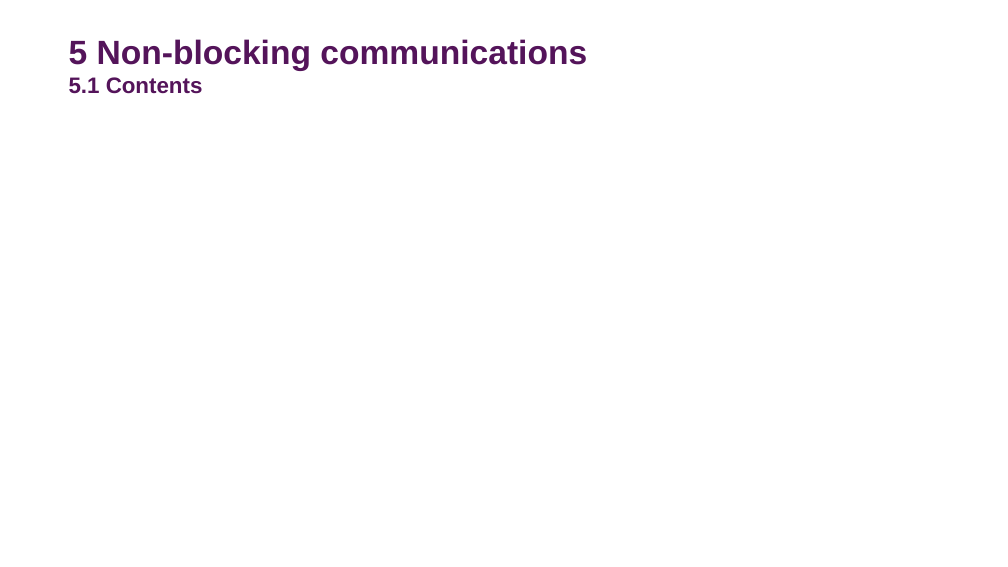
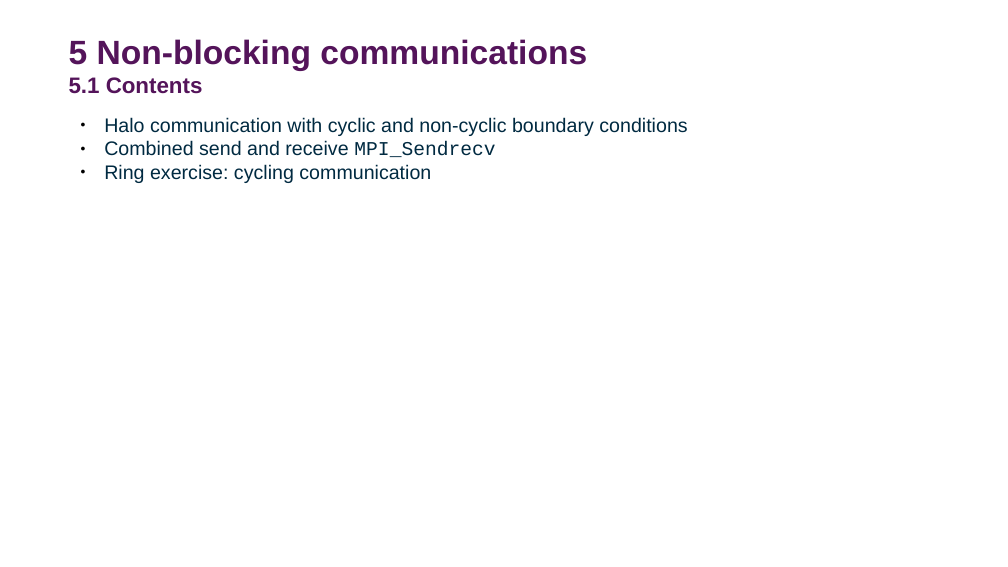
Before and after one commit to DurhamARC-Training/BasicParallelProgramming, a slide deck: slide 51 of OpenMPMPIShortCourse_Spring2026.odp (slide 50 before the commit). Drawn at 1008x567 pixels with LibreOffice and Linux fonts; fonts in the diff are those of the drawing; background and template pictures are left out. Boxes give left, top, right and bottom in pixels: in the first picture for what was removed or moved away, otherwise in the second. Text is boxed around its words. In the diff, an @@ line names an element or a change of style, - is before the commit and + after.

```diff
--- a/OpenMPMPIShortCourse_Spring2026.odp
+++ b/OpenMPMPIShortCourse_Spring2026.odp
@@ text added at [104,117,687,183], 14 pt, text #002A41 @@
+● Halo communication with cyclic and non-cyclic boundary conditions
+● Combined send and receive MPI_Sendrecv
+● Ring exercise: cycling communication
```
Also in this commit, not shown: 11 other slides changed, 1 slide added, 1 slide removed, 1 other file.
